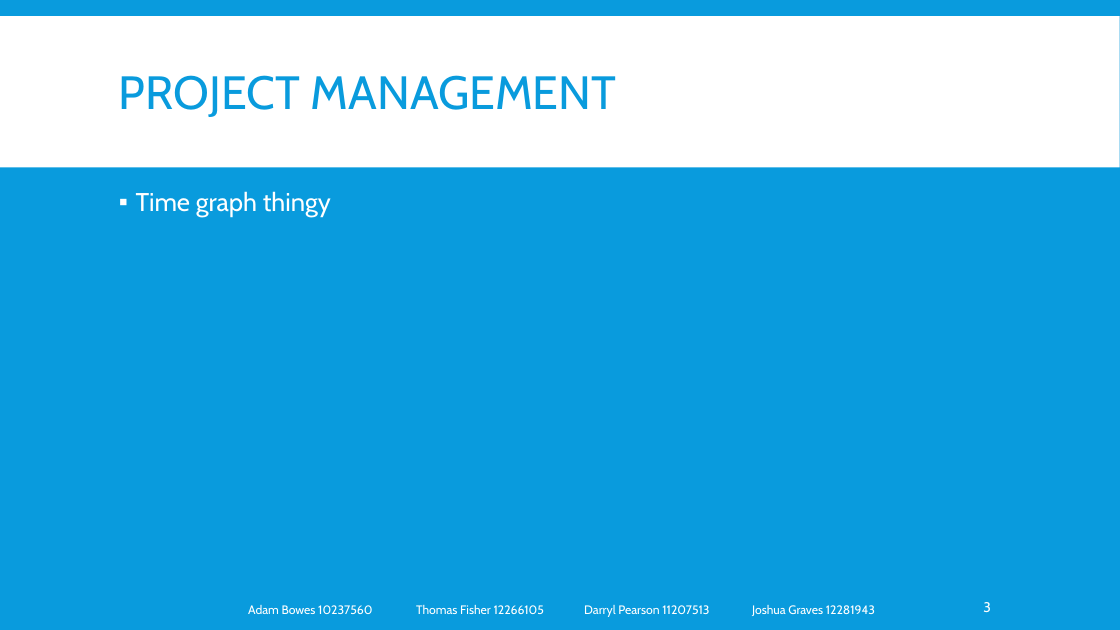
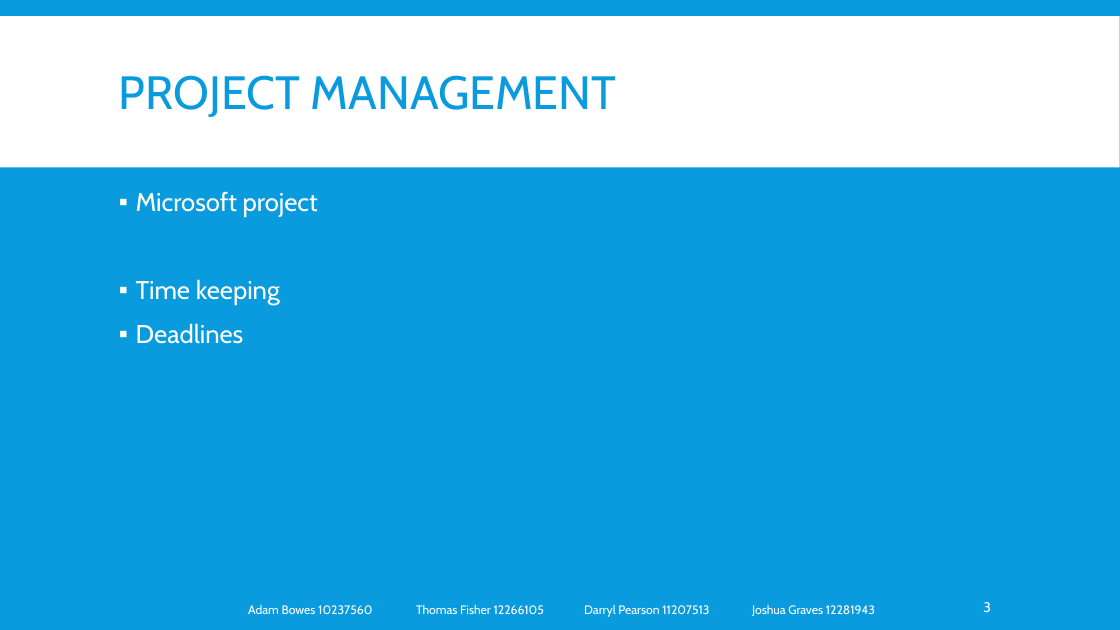
Before and after one commit to lazerduck/GroupProject_Lincoln_2014, a slide deck: slide 3 of Document/Presentation.pptx. Drawn at 1120x630 pixels with LibreOffice and Linux fonts; fonts in the diff are those of the drawing. Boxes give left, top, right and bottom in pixels: in the first picture for what was removed or moved away, otherwise in the second. Text is boxed around its words. In the diff, an @@ line names an element or a change of style, - is before the commit and + after.

```diff
--- a/Document/Presentation.pptx
+++ b/Document/Presentation.pptx
@@ text at <box>136,191,318,344</box>: text changed @@
-▪ Time graph thingy
+▪ Microsoft project
+▪ Time keeping
+▪ Deadlines
```
Also in this commit, not shown: 10 other slides changed, 1 slide added.
